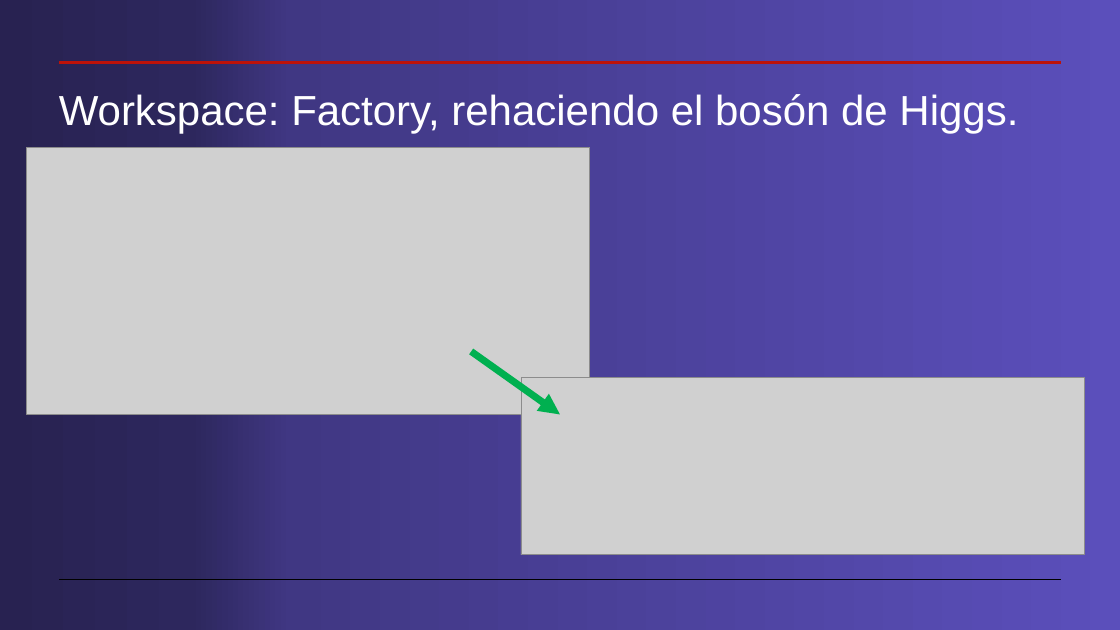
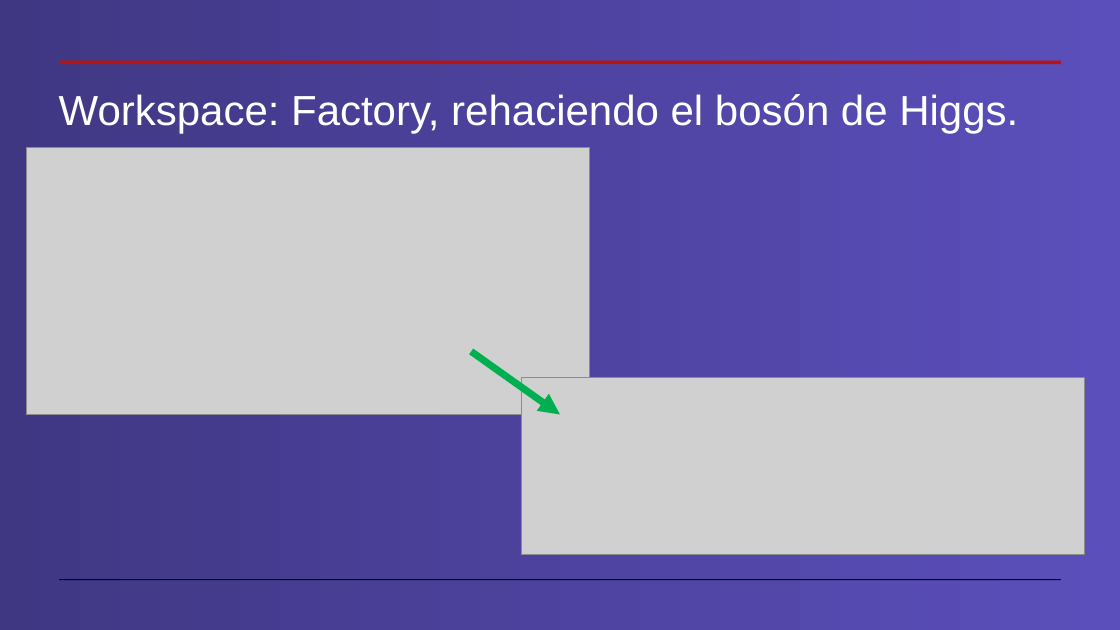
Before and after one commit to cdavidgutierrez/ProyectoFinal_CERN_ROOT, a slide deck: slide 19 of Workspaces en root.pptx (slide 18 before the commit). Drawn at 1120x630 pixels with LibreOffice and Linux fonts; fonts in the diff are those of the drawing; grey boxes stand for pictures. Boxes give left, top, right and bottom in pixels: in the first picture for what was removed or moved away, otherwise in the second. Text is boxed around its words. In the diff, an @@ line names an element or a change of style, - is before the commit and + after.

```diff
--- a/Workspaces en root.pptx
+++ b/Workspaces en root.pptx
@@ background gradient #5B4FBB to #403783 to #2D275D to #282251 to gradient #5B4FBB to #403783 @@
```
Also in this commit, not shown: 18 other slides changed, 8 slides added, 11 slides removed.
